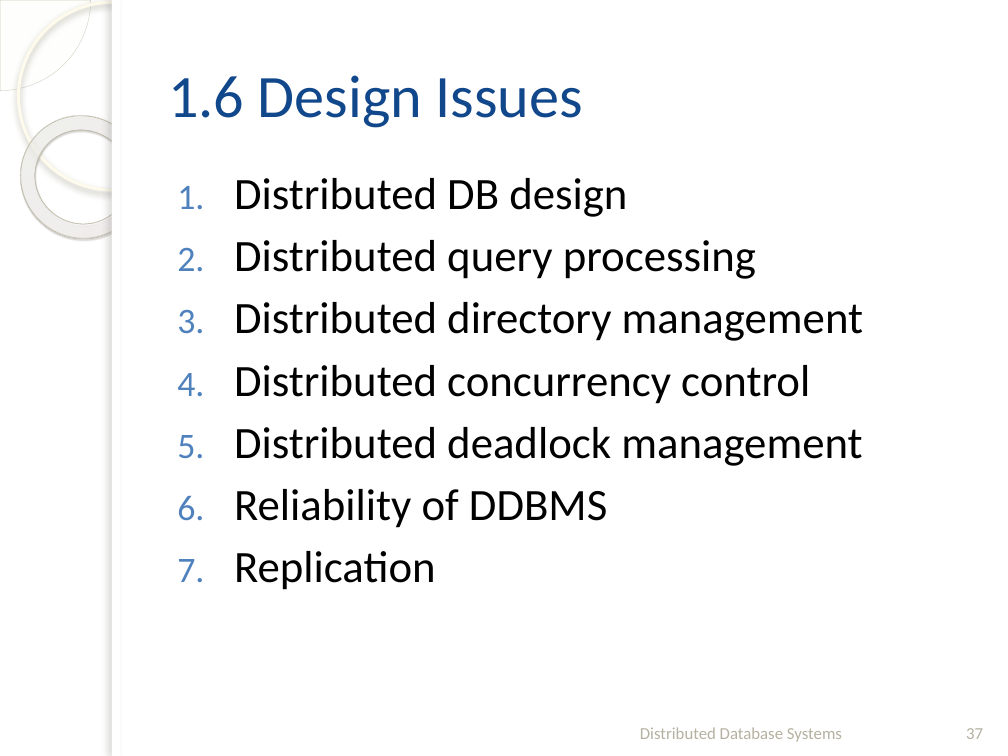
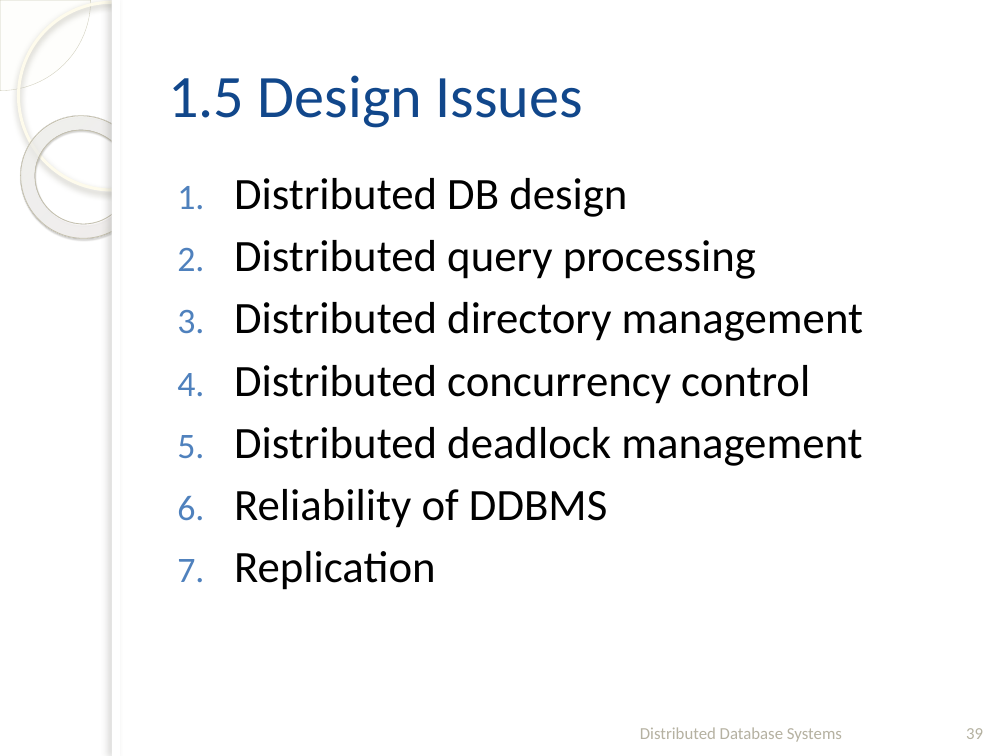
Before and after one commit to fanju1984/ddb, a slide deck: slide 39 of Fall_2020/Slides/01-Introduction.pptx (slide 37 before the commit). Drawn at 1008x756 pixels with LibreOffice and Linux fonts; fonts in the diff are those of the drawing; background and template pictures are left out. Boxes give left, top, right and bottom in pixels: in the first picture for what was removed or moved away, otherwise in the second. Text is boxed around its words. In the diff, an @@ line names an element or a change of style, - is before the commit and + after.

```diff
--- a/Fall_2020/Slides/01-Introduction.pptx
+++ b/Fall_2020/Slides/01-Introduction.pptx
@@ title at (x1=168, y1=75, x2=582, y2=128): text changed @@
-1.6 Design Issues
+1.5 Design Issues
@@ page number at (x1=966, y1=728, x2=983, y2=739): text changed @@
-37
+39
```
Also in this commit, not shown: 13 other slides changed, 9 slides added, 7 slides removed, 7 other files.
